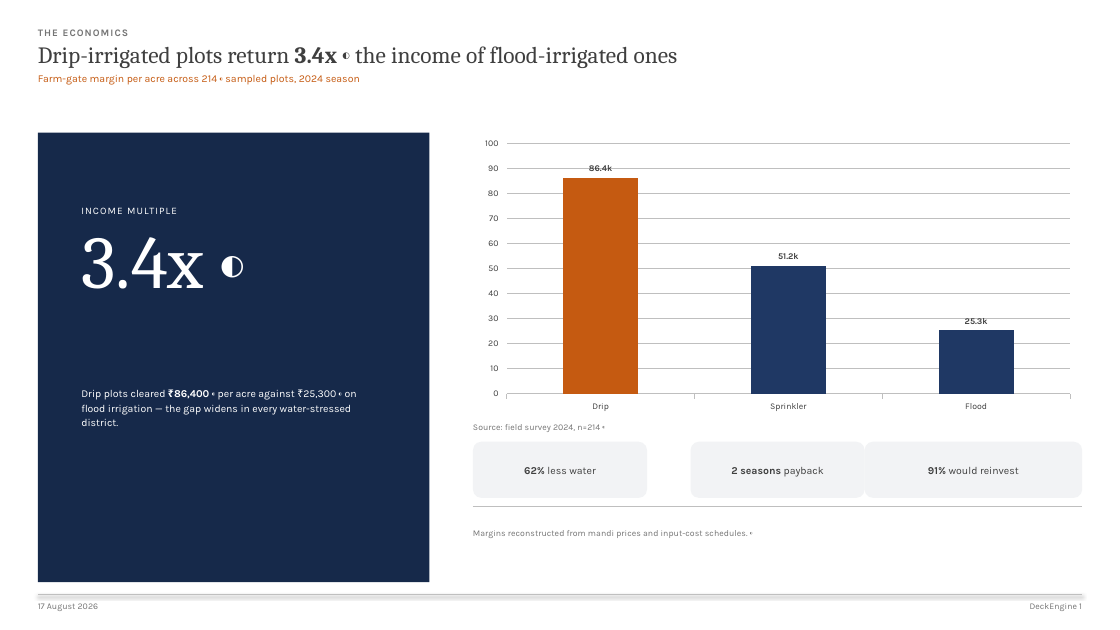
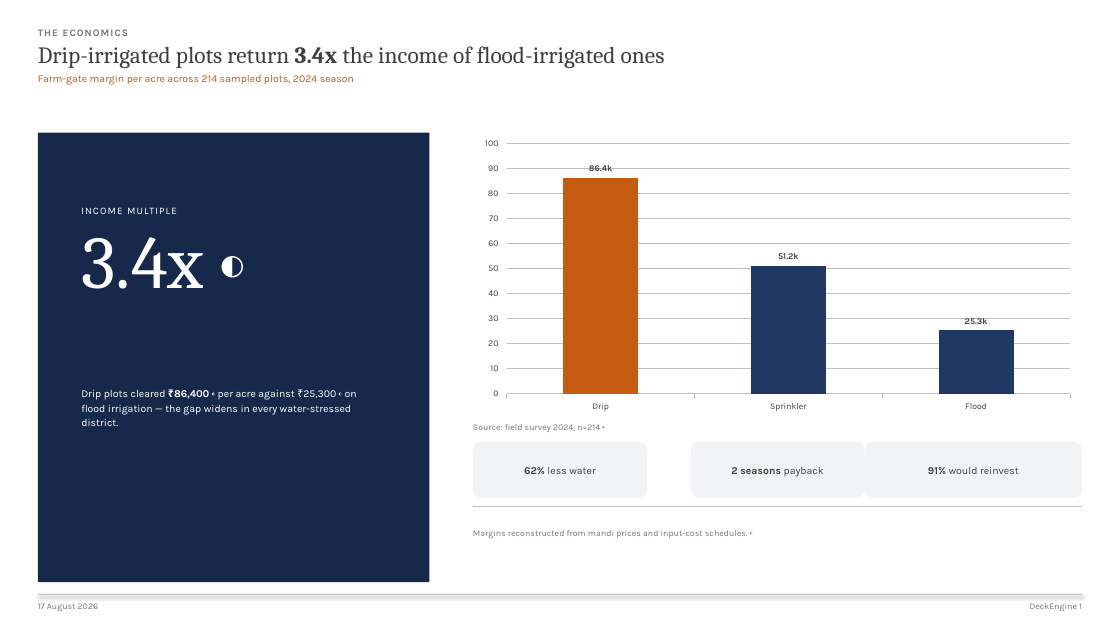
Before and after one commit to addiskers/pptv1, a slide deck: slide 1 of eval/out/canvas_hero.pptx. Drawn at 1120x630 pixels with LibreOffice and Linux fonts; fonts in the diff are those of the drawing. Boxes give left, top, right and bottom in pixels: in the first picture for what was removed or moved away, otherwise in the second. Text is boxed around its words. In the diff, an @@ line names an element or a change of style, - is before the commit and + after.

```diff
--- a/eval/out/canvas_hero.pptx
+++ b/eval/out/canvas_hero.pptx
@@ text at (38, 46, 665, 68): text changed @@
-Drip-irrigated plots return 3.4x ◐ the income of flood-irrigated ones
+Drip-irrigated plots return 3.4x the income of flood-irrigated ones
@@ text at (38, 75, 354, 85): text changed @@
-Farm-gate margin per acre across 214 ◐ sampled plots, 2024 season
+Farm-gate margin per acre across 214 sampled plots, 2024 season
```
Also in this commit, not shown: 31 other files.
